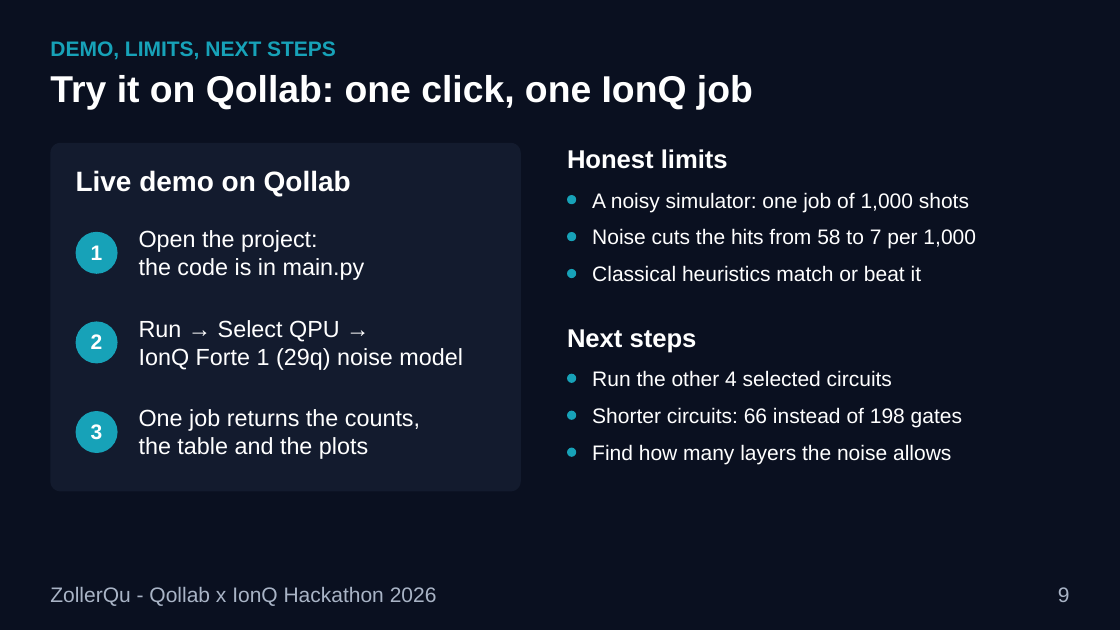
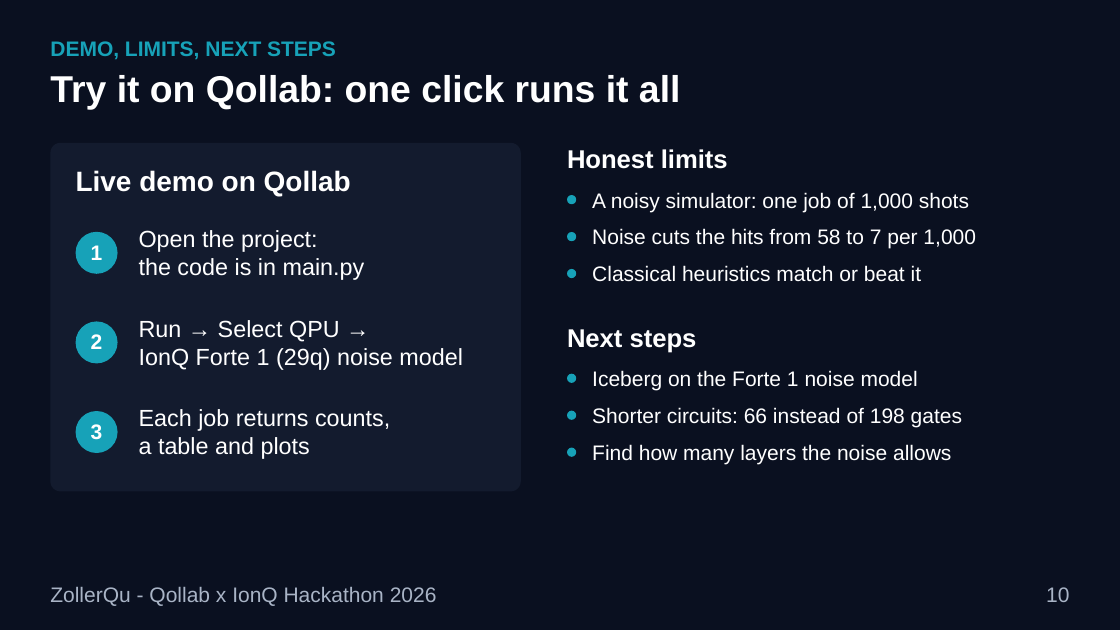
Before and after one commit to Oussema-t/zollerqu-qollab, a slide deck: slide 10 of slides/stocks_ZollerQu.pptx (slide 9 before the commit). Drawn at 1120x630 pixels with LibreOffice and Linux fonts; fonts in the diff are those of the drawing. Boxes give left, top, right and bottom in pixels: in the first picture for what was removed or moved away, otherwise in the second. Text is boxed around its words. In the diff, an @@ line names an element or a change of style, - is before the commit and + after.

```diff
--- a/slides/stocks_ZollerQu.pptx
+++ b/slides/stocks_ZollerQu.pptx
@@ title at <box>50,75,680,110</box>: text changed @@
-Try it on Qollab: one click, one IonQ job
+Try it on Qollab: one click runs it all
@@ text at <box>592,370,918,391</box>: text changed @@
-Run the other 4 selected circuits
+Iceberg on the Forte 1 noise model
@@ text at <box>139,409,390,459</box>: text changed @@
-One job returns the counts,
-the table and the plots
+Each job returns counts,
+a table and plots
@@ text at <box>1046,587,1069,602</box>: text changed @@
-9
+10
```
Also in this commit, not shown: 1 other slide changed, 1 slide added, 6 other files.
